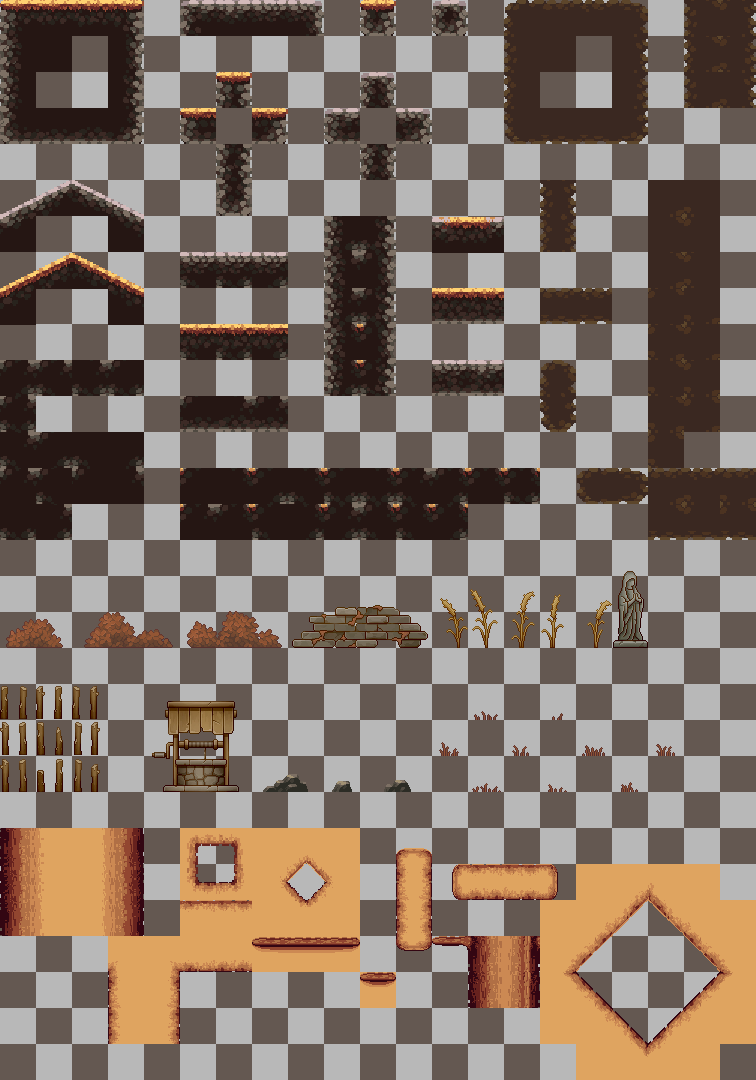
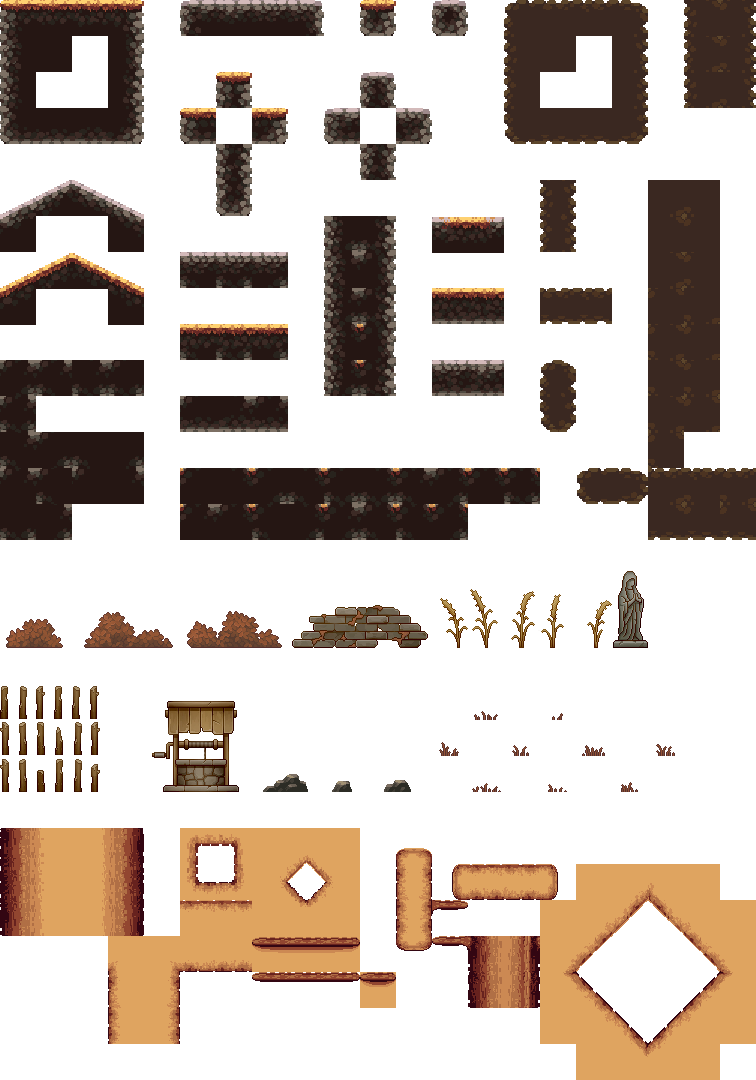
Layered file, before and after one edit (756x1080). Changes by layer:
painted on "Ebene 9" over [252, 900, 536, 982]
hid "Ebene 3" over [0, 0, 756, 1080]
